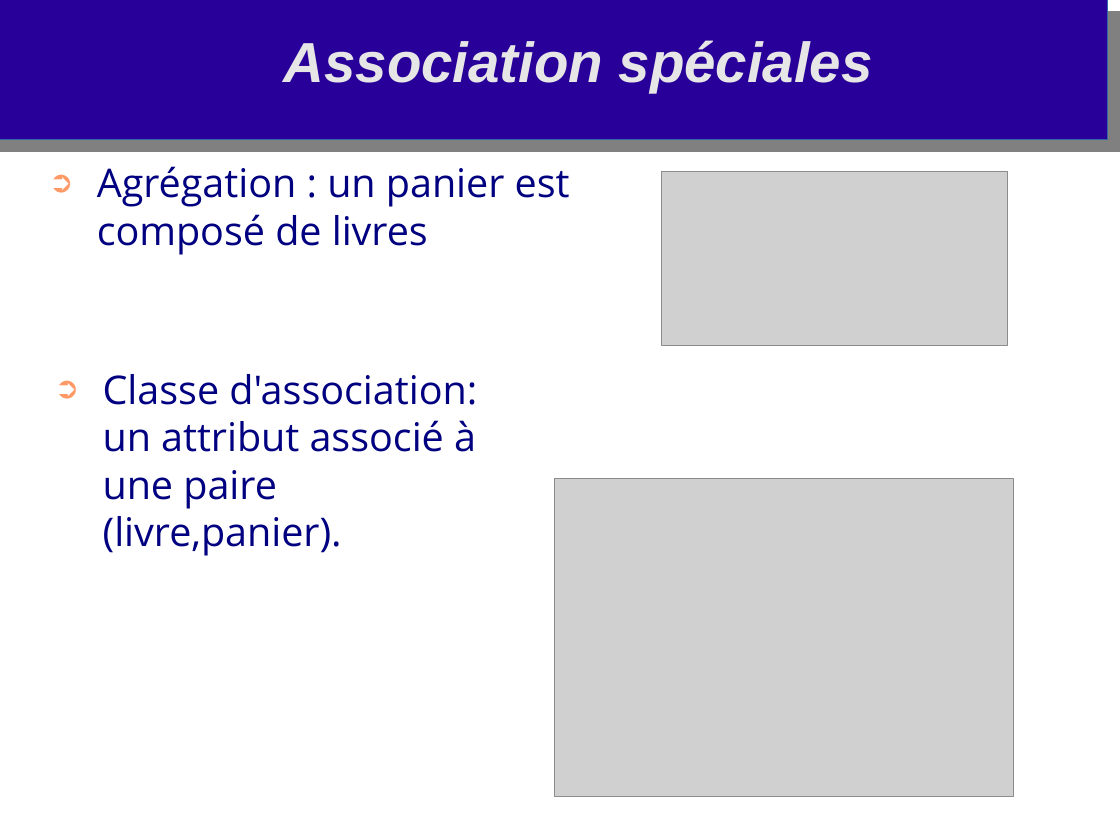
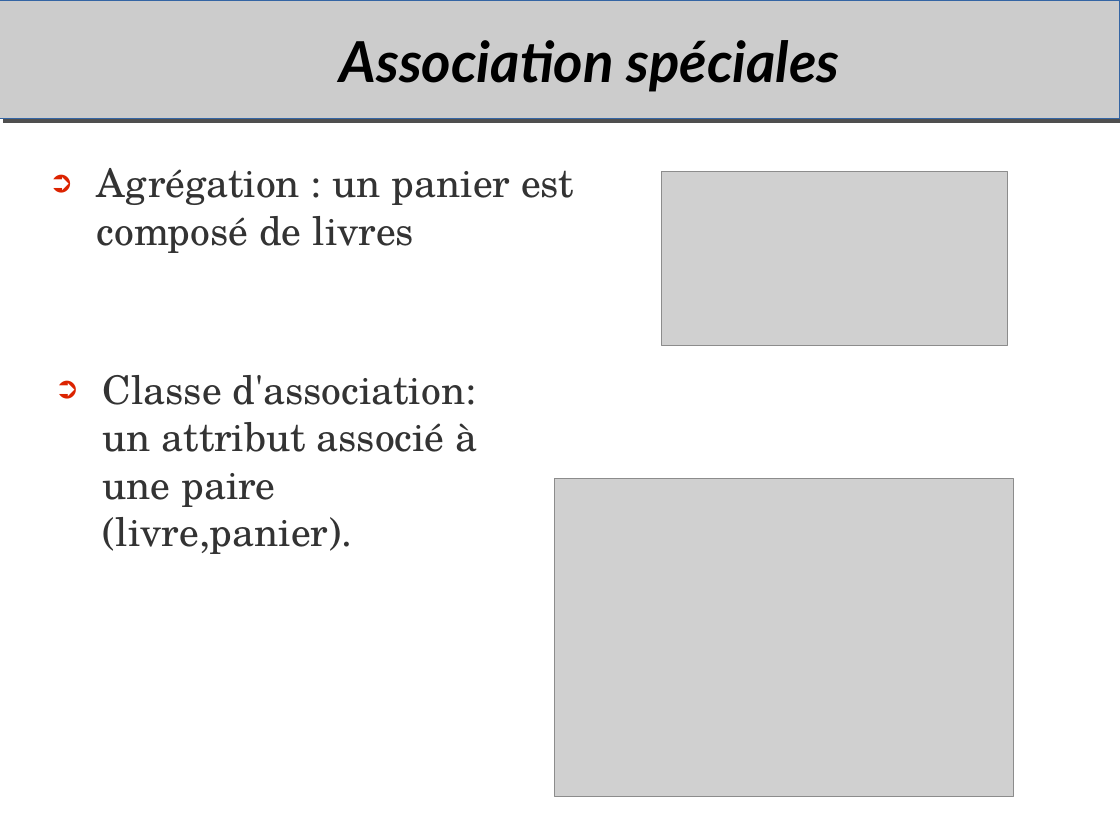
Before and after one commit to duanegris/texts, a slide deck: slide 34 of em-msi/it-s704/msi306-uml.odp (slide 35 before the commit). Drawn at 1120x840 pixels with LibreOffice and Linux fonts; fonts in the diff are those of the drawing; grey boxes stand for pictures; background and template pictures are left out. Boxes give left, top, right and bottom in pixels: in the first picture for what was removed or moved away, otherwise in the second. Text is boxed around its words. In the diff, an @@ line names an element or a change of style, - is before the commit and + after.

Commit message:
new style

```diff
--- a/em-msi/it-s704/msi306-uml.odp
+++ b/em-msi/it-s704/msi306-uml.odp
@@ rectangle: place and size @@
-rectangle at box(0, 0, 1108, 140)
+rectangle at box(0, 0, 1120, 119)
@@ rectangle at box(0, 0, 1120, 119): fill #280099 to #CCCCCC; shadow on @@
@@ rectangle removed at box(0, 12, 1120, 152) @@
@@ title "Association spéciales": place and size @@
-title "Association spéciales" at box(284, 40, 873, 93)
+title "Association spéciales" at box(340, 40, 839, 92)
@@ title "Association spéciales" at box(340, 40, 839, 92): font Arial to Lato, text colour #E6E6E6 to #000000 @@
@@ text "Agrégation : un panier est ..." at box(97, 168, 574, 253): font Open Sans to TeX Gyre Schola, text colour #000080 to #333333; bullet colour #FF9966 to #DC2300 @@
@@ text "Classe d'association: un attribut associé ..." at box(103, 375, 478, 554): font Open Sans to TeX Gyre Schola, text colour #000080 to #333333; bullet colour #FF9966 to #DC2300 @@
```
Also in this commit, not shown: 43 other slides changed, 1 slide removed.
